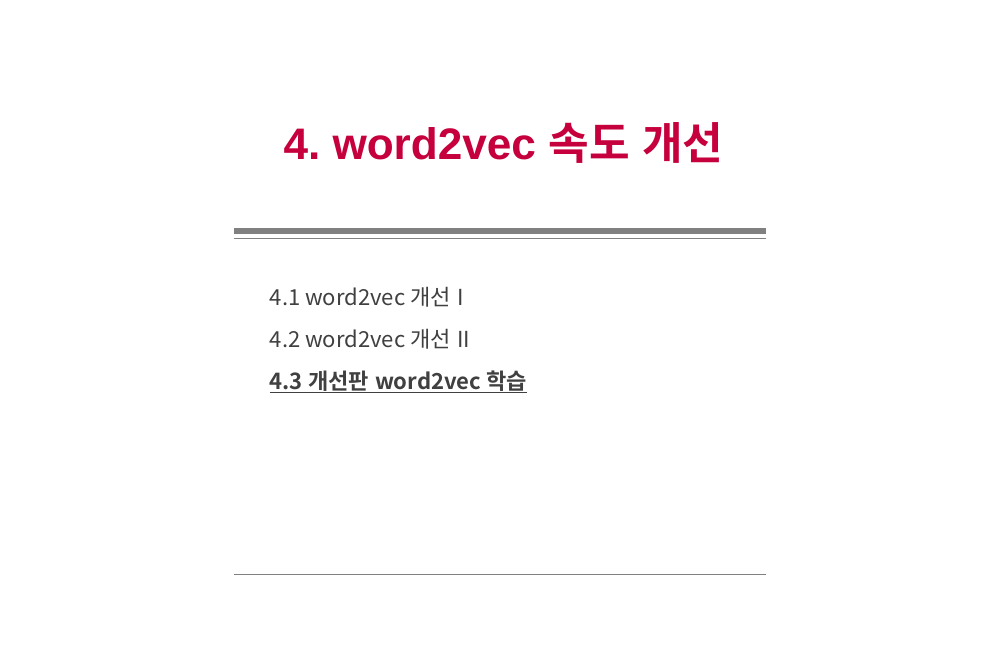
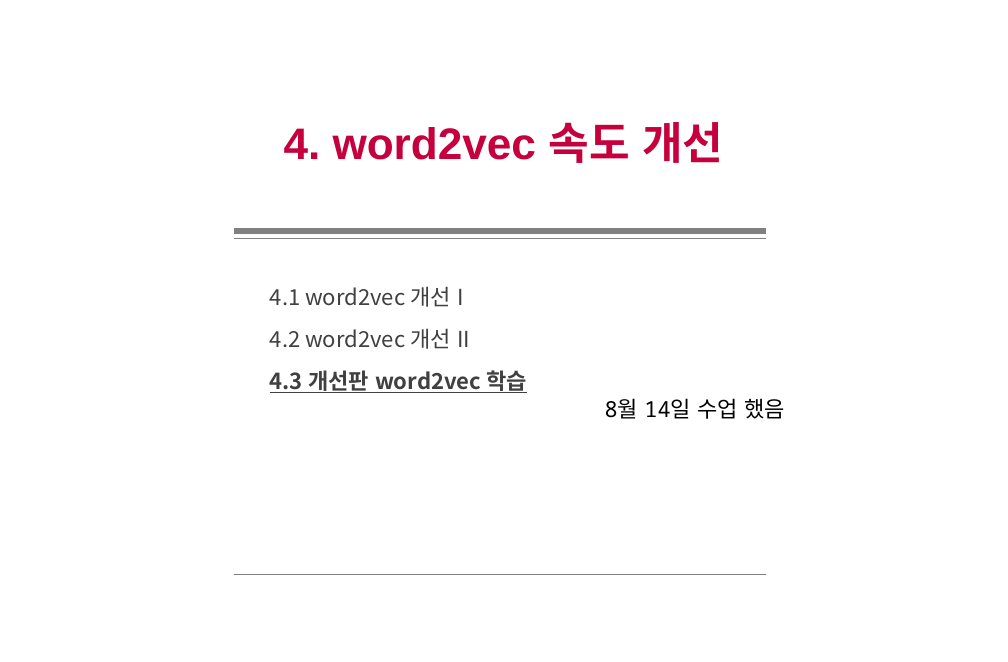
Before and after one commit to imguru-mooc/nlp_week, a slide deck: slide 148 of 인공지능_자연어처리_2_판서.pptx (slide 138 before the commit). Drawn at 1008x662 pixels with LibreOffice and Linux fonts; fonts in the diff are those of the drawing. Boxes give left, top, right and bottom in pixels: in the first picture for what was removed or moved away, otherwise in the second. Text is boxed around its words. In the diff, an @@ line names an element or a change of style, - is before the commit and + after.

```diff
--- a/인공지능_자연어처리_2_판서.pptx
+++ b/인공지능_자연어처리_2_판서.pptx
@@ text added at (605, 398, 785, 419), 18 pt, text #000000 @@
+8월 14일 수업 했음
```
Also in this commit, not shown: 19 other slides changed, 10 slides added.
